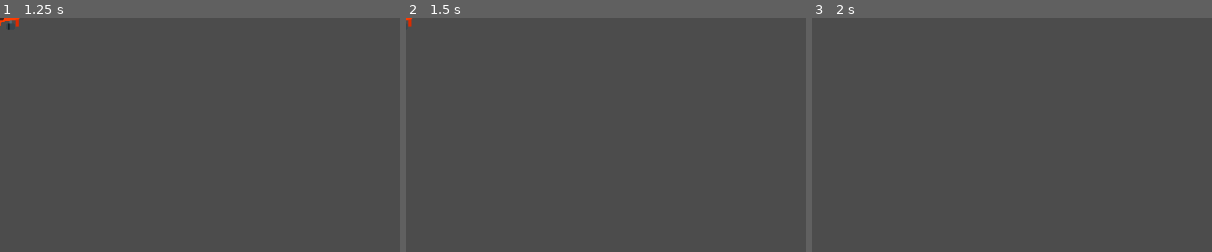
Above: before the commit, frames 1-3 (left to right).
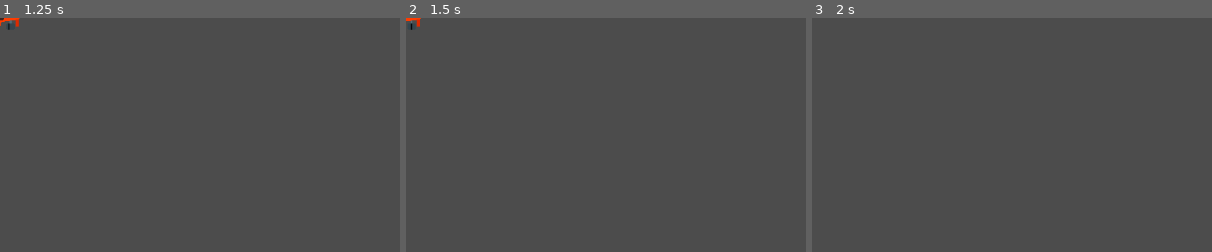
Above: after the commit, the same moments.

Repository: Wendelize/FysikProjekt
Game: Godot game, scene res://Car.tscn
The game is run twice, just before and just after one commit, with the same random seed, the same clock (stepped at 60 frames per second) and the same inputs.
Inputs:
- Up to frame 1 (1.25 s): tap Enter at 0.5 s; hold Right (ui_right) from 0.53 s (still down)
- Up to frame 2 (1.5 s): release Right (ui_right) at 1.28 s; hold Down (ui_down) from 1.28 s (still down)
- Up to frame 3 (2 s): keep holding Down (ui_down)
The pictures show only the part of the screen within x 0-50%, y 0-50%; the shares and areas given below are measured in that part.

Frame 1 is identical in both runs. In frame 2, 0.1% of the frame differs, in the area x 0-4%, y 0-6%; in frame 3, nothing differs.

Commit message:
Changed variable names

Diff:
--- a/Project/Car.gd
+++ b/Project/Car.gd
@@ -5,7 +5,7 @@
 var speed = 500
 var dir = Vector2.ZERO
 var steerAngle
-var currentspeed = 0
+var currentSpeed = 0
 
 func _physics_process(delta):
 	get_input(delta)
@@ -19,21 +19,17 @@
 	if Input.is_action_pressed("ui_left"):
 		turn -= 1
 	steerAngle = turn * deg2rad(angle)
-	#dir = Vector2.ZERO
-
-
 
 	if Input.is_action_pressed("ui_up"):
-		#dir = transform.x * speed'
-		currentspeed += speed * delta
+		currentSpeed += speed * delta
 	else:
 		#sjukmotorbroms
-		if(currentspeed > 0):
-			currentspeed -= speed * delta / 2
-		if(currentspeed < 0):
-			currentspeed += speed * delta / 2
+		if(currentSpeed > 0):
+			currentSpeed -= speed * delta / 2
+		if(currentSpeed < 0):
+			currentSpeed += speed * delta / 2
 	if Input.is_action_pressed("ui_down"):
-		currentspeed -= speed * delta * 2
+		currentSpeed -= (speed/2) * delta * 2
 		#dir = transform.x * -speed  #byt till bromskrafter
 
 func calculate_steering(delta):
@@ -42,5 +38,5 @@
 	rearWheel += dir * delta
 	frontWheel += dir.rotated(steerAngle) * delta
 	var newDir = (frontWheel - rearWheel).normalized()
-	dir = newDir * currentspeed #dir.length()
+	dir = newDir * currentSpeed #dir.length()
 	rotation = newDir.angle()
Not shown, added: Project/CarTurn1.png.import
Not shown, added: Project/CarTurn2.png.import
